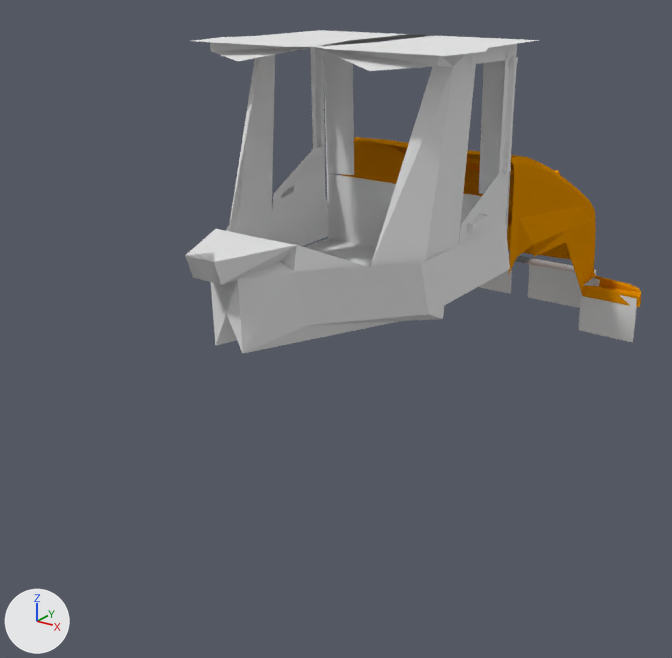
The Blender file Models/Vehicles/Land/LIEBHERRL538/LIEBHERRL538.blend: old version first, new version second.
Camera for both pictures: a 50 mm lens placed at (8.81, -10.02, 5.06), pointed at (-0.48, 3.14, -1.2). Every picture has the same lights, and +X, +Y and +Z are marked at lower left.

The first picture shows 'BackHood', 'Cab', 'Chassis'.
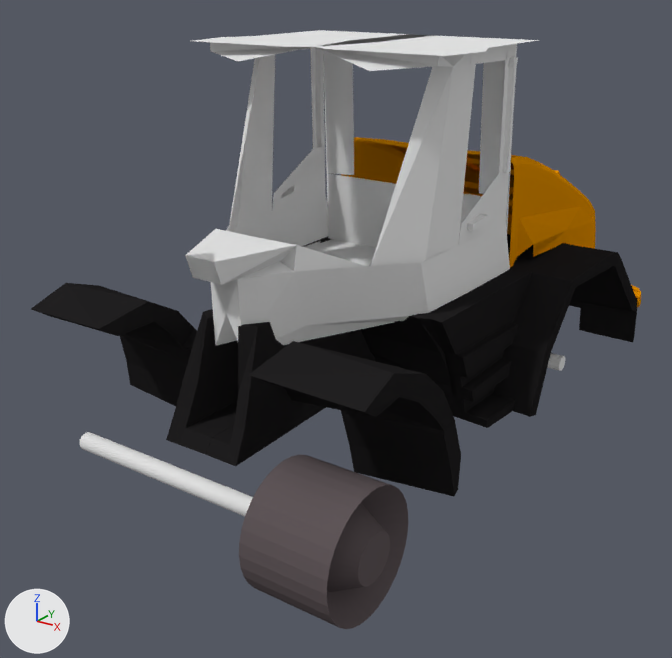
Pixel boxes [x1, y1, x2, y2] of what changed, in the pictures (672 x 658 px):
'Chassis', reshaped
    before: [479, 254, 637, 343]
    after: [31, 234, 637, 497]
'frontLeftRim', added
    after: [239, 455, 408, 629]
'frontAxle', added
    after: [80, 432, 253, 516]
'rearAxle', added
    after: [547, 353, 565, 371]

Edits to the bpy script that builds the scene:
```text
Add mat_darkgrey:
    mat_darkgrey = diffuse_material('darkGrey')
    mat_darkgrey.base_color = (0.016, 0.015, 0.0157)  # black #222122
Add mat_rimgray:
    mat_rimgray = diffuse_material('rimGray')
    mat_rimgray.base_color = (0.119, 0.0964, 0.102)  # dark grey #61575a
Change me_plane_003:
    used by ob_chassis; parent = ob_liebherr538; location = (-0.0489, 7.926, -0.776); scale = (0.268, 0.237, 1.0)
    remove me_plane_003.from_pydata(...)  # 19 vertices, 9 faces; spans x -1.16..12.36, y -5.06..1.36, z -1.04..0.0
    add me_plane_003.from_pydata(...)  # 530 vertices, 500 faces; spans x -12.72..12.72, y -48.76..1.41, z -1.06..1.69
    me_plane_003 part 1: 19 vertices removed from x -1.16..12.36, y -5.06..1.36, z -1.04..0.0; 530 vertices added at x -12.72..12.72, y -48.76..1.41, z -1.06..1.69
    add me_plane_003.materials.append(mat_darkgrey)  # black #222122
Add me_cylinder:
    me_cylinder.from_pydata(...)  # a 32-sided cylinder along z spanning x -1.0..1.0, y -1.0..1.0, z -1.0..1.0
    me_cylinder.materials.append(mat_whithecab)  # white #e7e7e7
Add me_cylinder_002:
    me_cylinder_002.from_pydata(...)  # 192 vertices, 162 faces; spans x -1.0..1.0, y -1.0..1.0, z -1.1..1.0
    me_cylinder_002.materials.append(mat_rimgray)  # dark grey #61575a
Add ob_frontaxle:
    ob_frontaxle = bpy.data.objects.new('frontAxle', me_cylinder)
    ob_frontaxle.parent = ob_liebherr538
    ob_frontaxle.location = (0.0212, -3.229, -1.622)
    ob_frontaxle.rotation_euler = (0.0, -1.571, 0.0)  # degrees (0, -90, 0)
    ob_frontaxle.scale = (0.152, 0.152, 2.6)
Add ob_rearaxle:
    ob_rearaxle = bpy.data.objects.new('rearAxle', me_cylinder.copy())
    ob_rearaxle.parent = ob_liebherr538
    ob_rearaxle.location = (0.0212, 4.444, -1.622)
    ob_rearaxle.rotation_euler = (0.0, -1.571, 0.0)  # degrees (0, -90, 0)
    ob_rearaxle.scale = (0.152, 0.152, 2.6)
Add ob_frontleftrim:
    ob_frontleftrim = bpy.data.objects.new('frontLeftRim', me_cylinder_002)
    ob_frontleftrim.parent = ob_liebherr538
    ob_frontleftrim.location = (2.332, -3.208, -1.653)
    ob_frontleftrim.rotation_euler = (0.0, -1.571, 0.0)  # degrees (0, -90, 0)
    ob_frontleftrim.scale = (1.0, 1.0, 0.729)
```
